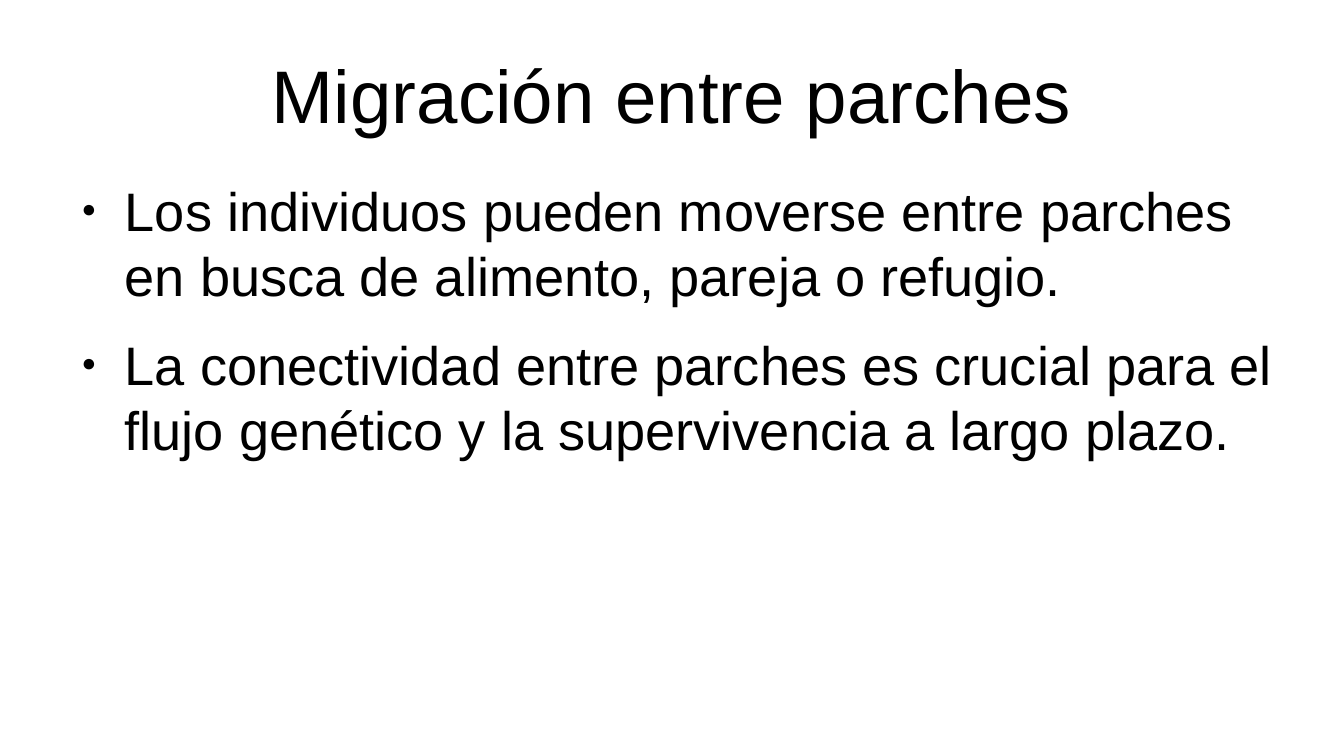
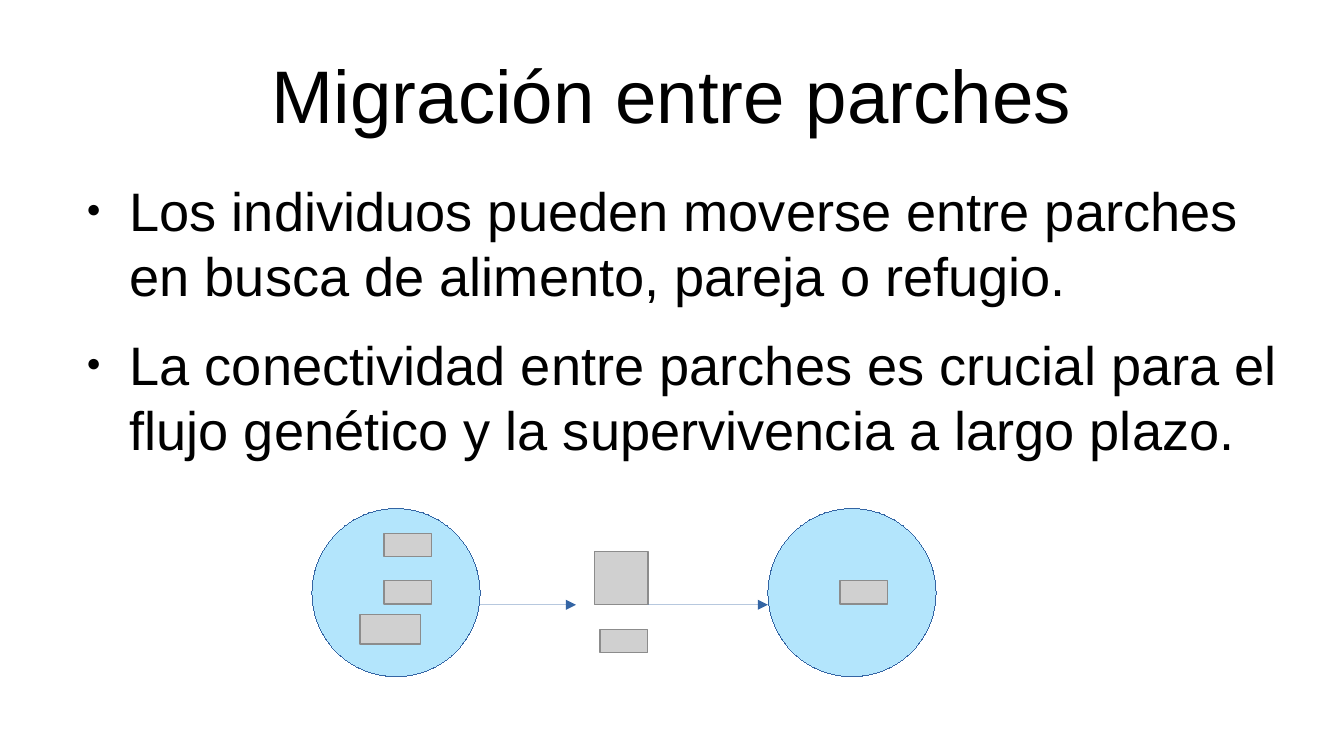
Before and after one commit to gerardommc/Ecologia-Teorica, a slide deck: slide 6 of Metapoblaciones.odp. Drawn at 1344x756 pixels with LibreOffice and Linux fonts; fonts in the diff are those of the drawing; grey boxes stand for pictures. Boxes give left, top, right and bottom in pixels: in the first picture for what was removed or moved away, otherwise in the second. Text is boxed around its words. In the diff, an @@ line names an element or a change of style, - is before the commit and + after.

```diff
--- a/Metapoblaciones.odp
+++ b/Metapoblaciones.odp
@@ text "Los individuos pueden moverse entre ...": place and size @@
-text "Los individuos pueden moverse entre ..." at (125, 191, 1272, 459)
+text "Los individuos pueden moverse entre ..." at (130, 191, 1276, 459)
@@ ellipse added at (312, 509, 481, 677), fill #B3E5FC, outline #3465A4 0 pt @@
@@ ellipse added at (768, 509, 937, 677), fill #B3E5FC, outline #3465A4 0 pt @@
@@ picture added at (384, 534, 432, 557) @@
@@ picture added at (595, 551, 649, 605) @@
@@ picture added at (384, 581, 432, 604) @@
@@ picture added at (840, 581, 888, 604) @@
@@ picture added at (360, 615, 420, 644) @@
@@ arrow added from (481, 605) to (576, 605), #3465A4 0 pt @@
@@ picture added at (600, 629, 648, 652) @@
@@ arrow added from (648, 605) to (768, 605), #3465A4 0 pt @@
```
Also in this commit, not shown: 9 other slides changed, 20 other files.
